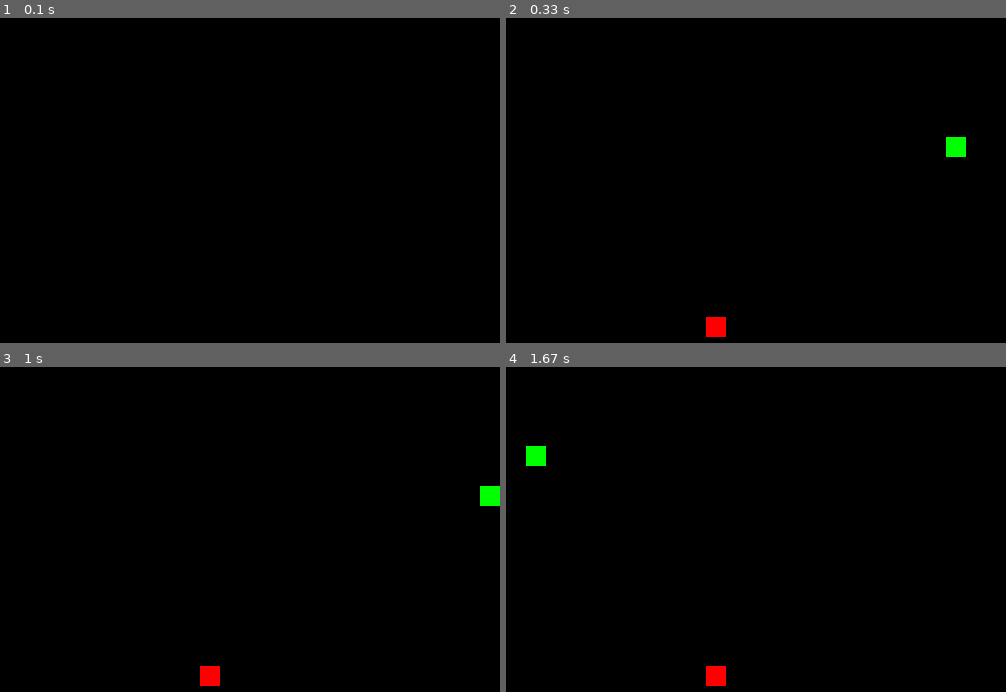
Above: before the commit, frames 1-4 (two rows, left to right).
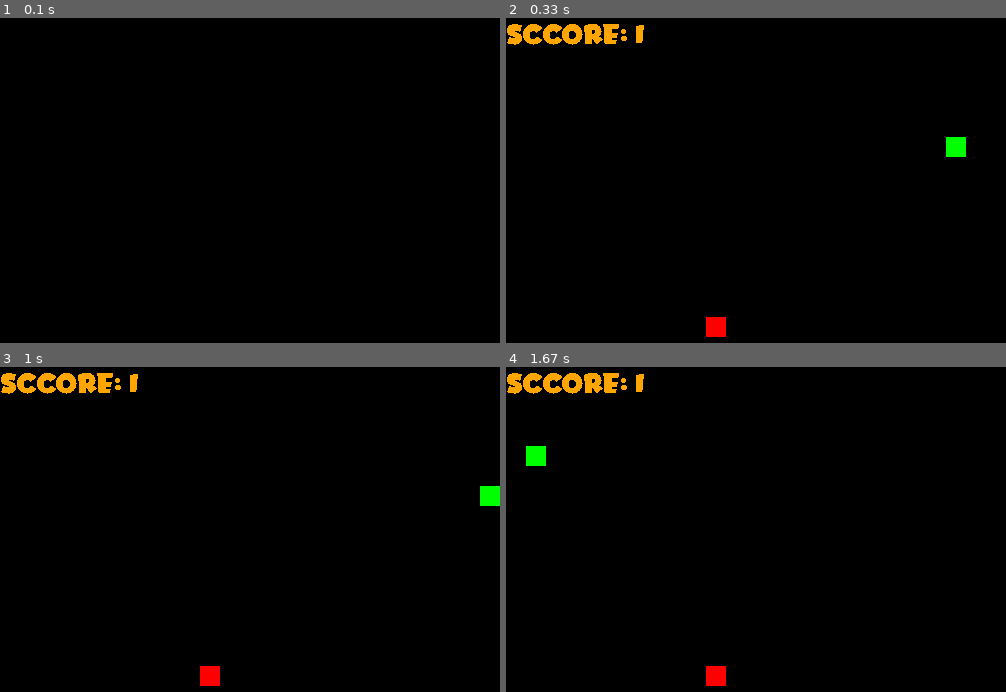
Above: after the commit, the same moments.

Repository: fakeUsername08/simple-snake-game-with-python-pygame
Game: pygame game, started from snake.py
The game is run twice, just before and just after one commit, with the same random seed, the same clock (stepped at 60 frames per second) and the same inputs.
Inputs:
- Up to frame 1 (0.1 s): no input
- Up to frame 2 (0.33 s): no input
- Up to frame 3 (1 s): hold Right 0.33-0.8 s; hold Up from 0.83 s (still down)
- Up to frame 4 (1.67 s): release Up at 1.27 s; hold Right from 1.3 s (still down)

Frame 1 is identical in both runs. In frame 2, 1.0% of the frame differs, in the area x 0-28%, y 1-9%; in frame 3, 1.0%; in frame 4, 1.0%.

Commit message:
idk three

Diff:
--- a/snake.py
+++ b/snake.py
@@ -12,6 +12,7 @@
 green = (0,255,0)
 blue = (0,0,255)
 black = (0,0,0)
+orange = (255,165,0)
 # player
 player_x = random.randrange(0,win_x -20,20)
 player_y = random.randrange(0,win_y -20,20)
@@ -25,6 +26,8 @@
 food_color = "red"
 food_plus = 1
 food_luck_spawn = 30
+# font
+font = pygame.font.Font("fonts/Comics Deluxe.otf",25)
 
 # display
 win = pygame.display.set_mode((win_x,win_y))
@@ -94,12 +97,14 @@
                     player_y_speed = 20
                     player_x_speed = 0
     clock.tick(fps)
+    sccore_board = font.render(f"sccore: {player_length}",False,orange)
     player_x += player_x_speed
     player_y += player_y_speed
     border()
     # food
     food_spawn()
     win.fill(black)
+    win.blit(sccore_board,(0,0))
     pygame.draw.rect(win,food_color,(food_x,food_y,20,20))
     if snake():
         time.sleep(5)
Binary file added: fonts/Comics Deluxe.otf
